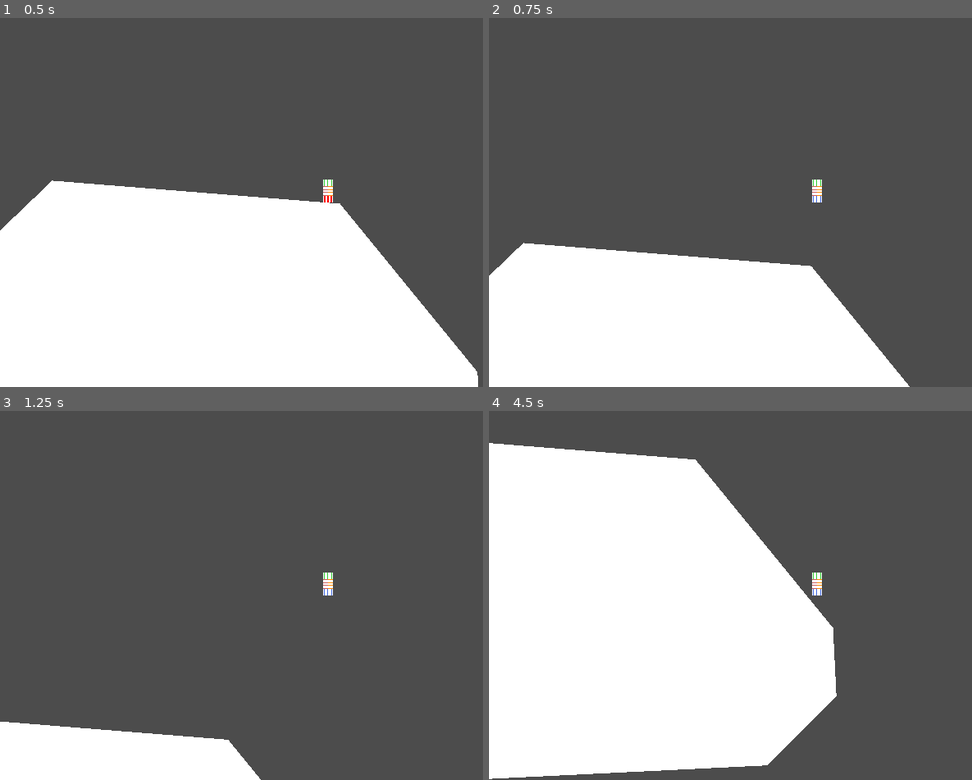
Above: before the commit, frames 1-4 (two rows, left to right).
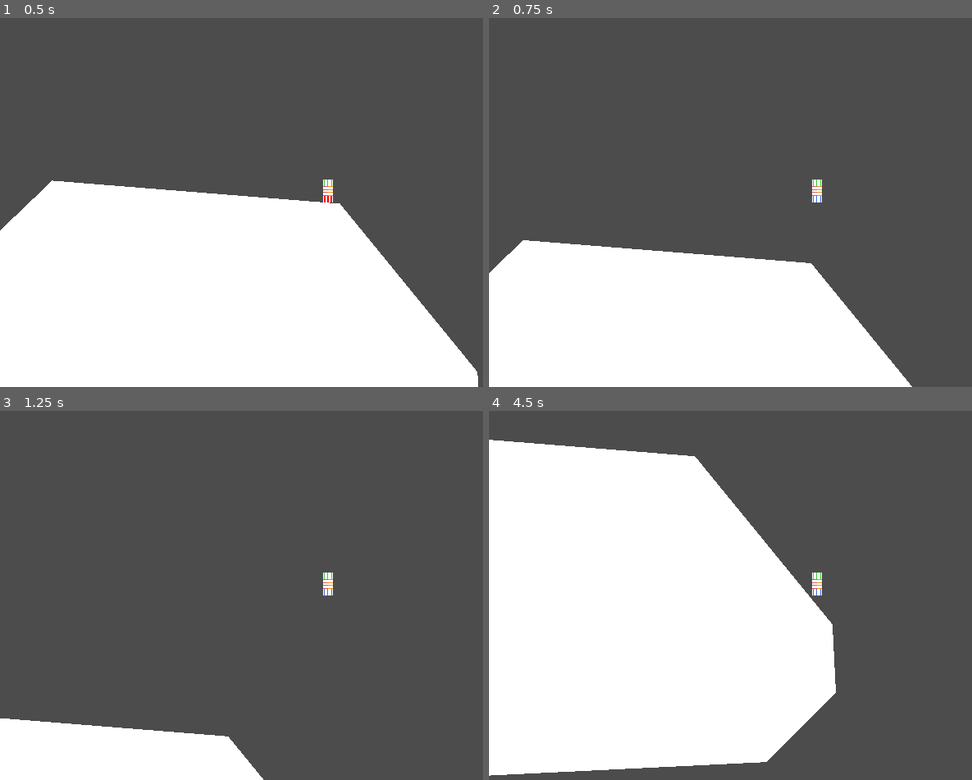
Above: after the commit, the same moments.

Repository: aloelucidity/127CharacterRewrite
Game: Godot game, scene res://Node2D.tscn
Two runs of this game, one before a commit and one after it. Both use one fixed random seed, a clock stepped at 60 frames per second and the inputs below.
Inputs:
- Up to frame 1 (0.5 s): no input
- Up to frame 2 (0.75 s): tap Enter (ui_accept) at 0.5 s; hold Right (ui_right) from 0.53 s (still down)
- Up to frame 3 (1.25 s): keep holding Right (ui_right); tap Enter (ui_accept) at 0.77 s
- Up to frame 4 (4.5 s): release Right (ui_right) at 1.28 s; hold Left (ui_left) 1.28-2.03 s; tap Enter (ui_accept) at 1.52, 3.02, 3.77 s; hold Right (ui_right) 2.03-3.53 s; hold Left (ui_left) from 3.53 s (still down)

Frame 1 is identical in both runs. In frame 2, 0.7% of the frame differs, in the area x 0-88%, y 60-100%; in frame 3, 0.5%; in frame 4, 1.3%, in the area x 0-72%, y 7-100%.

Commit message:
split collision into substeps when going fast

Diff:
--- a/character/components/collision.gd
+++ b/character/components/collision.gd
@@ -1,6 +1,11 @@
 class_name CharacterCollision
 extends Node2D
 
+
+const FLOOR_THRESHOLD: float = 0.7
+const GROUND_GRACE: float = 0.5
+# defined in pixels
+const MAX_STEP_DISTANCE: float = 5.0
 
 export var draw_debug: bool
 onready var character: Character = owner
@@ -25,9 +30,6 @@
 var found_transform = null
 var last_transform = null
 ##
-
-const FLOOR_THRESHOLD: float = 0.7
-const GROUND_GRACE: float = 0.5
 
 
 func edge_from_normal(normal: Vector2) -> Vector2:
@@ -47,11 +49,28 @@
 
 
 func update_collision(delta: float) -> void:
+	if delta <= 0.0:
+		return
+
 	var space_state: Physics2DDirectSpaceState = get_world_2d().direct_space_state
 
 	## PLATFORM TRANSFORMS
 	handle_platform_transforms()
 
+	## SUBSTEPS
+	var current_speed: float = character.velocity.length()
+	var total_distance: float = current_speed * delta
+	var steps: int = max(1, int(ceil(total_distance / MAX_STEP_DISTANCE)))
+	var sub_delta: float = delta / float(steps)
+
+	for i in range(steps):
+		update_step(sub_delta, space_state)
+
+	if draw_debug:
+		update() # redraw
+
+
+func update_step(delta: float, space_state: Physics2DDirectSpaceState) -> void:
 	## RAY CHECKS
 	# snapping further when going down on a slope
 	var slope_offset: float = GROUND_GRACE
@@ -85,9 +104,6 @@
 	resolved_position = resolve_position(delta, floor_info, resolved_position, Vector2.DOWN)
 
 	character.position = resolved_position
-
-	if draw_debug:
-		update() # redraw
 
 
 func handle_platform_transforms() -> void:
